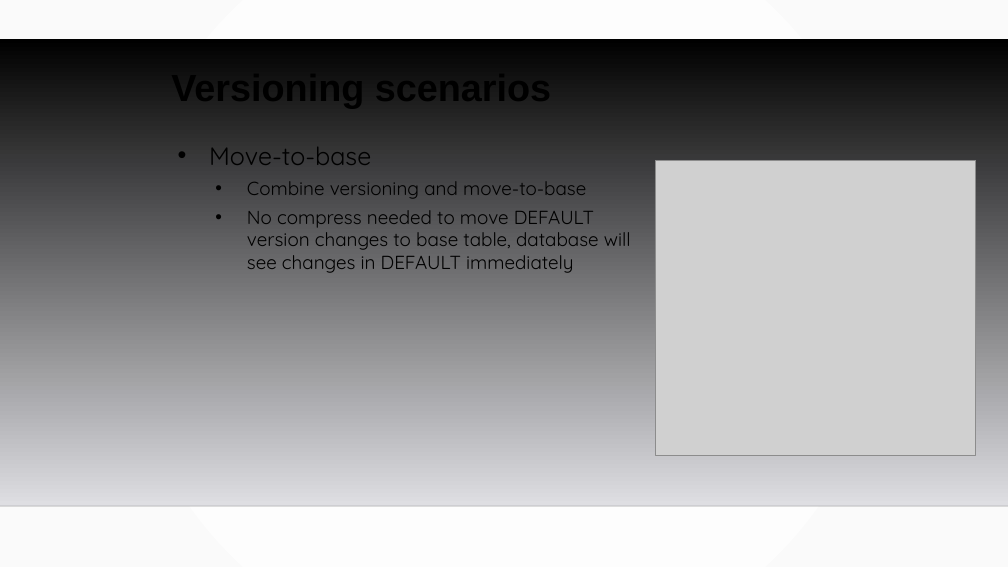
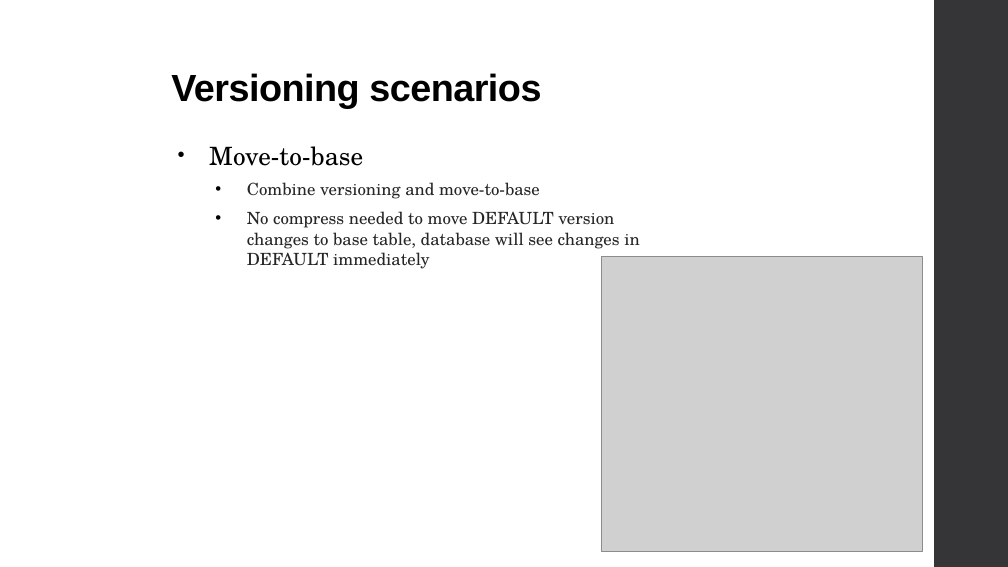
Before and after one commit to MGIS-UMN/GIS5577_week9, a slide deck: slide 21 of Database_Administration.odp. Drawn at 1008x567 pixels with LibreOffice and Linux fonts; fonts in the diff are those of the drawing; grey boxes stand for pictures; background and template pictures are left out. Boxes give left, top, right and bottom in pixels: in the first picture for what was removed or moved away, otherwise in the second. Text is boxed around its words. In the diff, an @@ line names an element or a change of style, - is before the commit and + after.

```diff
--- a/Database_Administration.odp
+++ b/Database_Administration.odp
@@ background gradient #FFFFFF to #FAFAFA to #FFFFFF @@
@@ title "Versioning scenarios" at (171,73,541,108): letter spacing 0 to -0.5 pt @@
@@ freeform shape added at (934,0,1008,567), fill #353537 @@
@@ freeform shape removed at (0,39,1008,506) @@
@@ text "Move-to-base" at (209,146,640,269): font Quicksand to TeX Gyre Schola, size 18 to 16 pt, text colour #000000 to #262626; letter spacing 0 to 0.1 pt in "Move-to-base"; more space between paragraphs @@
@@ picture: place and size @@
-picture at (656,160,976,455)
+picture at (602,257,923,552)
@@ line removed from (0, 506) to (1008, 506) @@
```
Also in this commit, not shown: 20 other slides changed, 1 other file.
